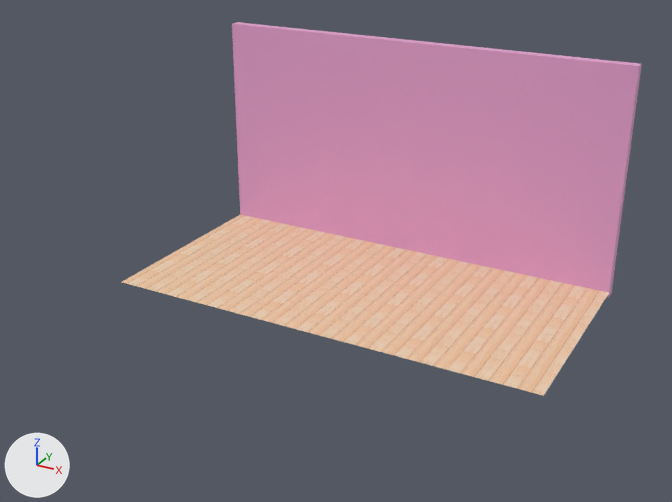
Renders of the glTF model src/assets/3d/jelly-world.glb from each side of a commit.
Before and after are seen from a 50 mm lens placed at (3.46, -7.23, 3.72), pointed at (0.06, -1.05, 0.63). Every picture has the same lights, and +X, +Y and +Z are marked at lower left. Where no turn or scale is listed for an object, it has been applied to the vertices. Vertices at the same position are counted once.
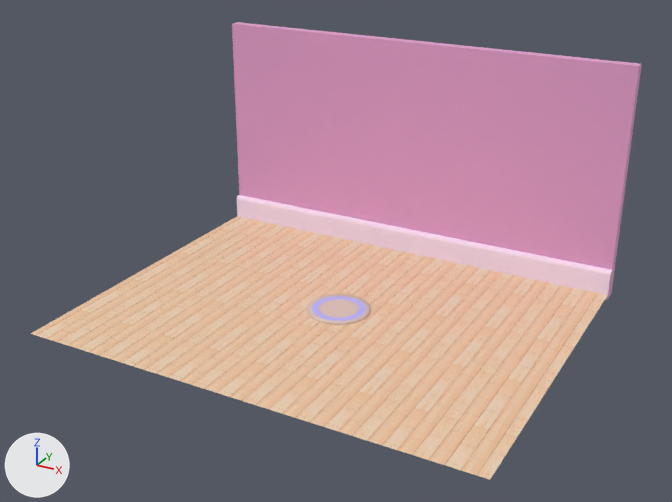
The newer file is also turned or shifted as a whole; pictures and numbers use the older file's frame.

The change in detail:
me_cube_002 is used by ob_cube; location (-0.024, 0.623, 0.0).
me_cube_002 had 8 vertices, 12 faces and spanned x -2.0..2.0, y -0.05..0.05, z -0.05..2.05.
me_cube_002 now has 20 vertices, 36 faces and spans x -2.0..2.0, y -0.11..0.05, z -0.05..2.05.
Part 1, on me_cube_002:
8 faces are deleted.
12 vertices are added at x -2.0..2.0, y -0.11..0.05, z -0.05..0.23.
32 new faces join them.
me_plane_001 is used by ob_plane; location (-0.024, -0.377, 0.0).
Verts and faces of me_plane_001; kept vertices keep their numbers, new ones are numbered from 4.
Before the commit, vertices of me_plane_001: 0 (-2.0, 1.0, 0.0), 1 (2.0, -1.0, 0.0) at pixel (543, 395), 2 (2.0, 1.0, 0.0) at pixel (610, 290), 3 (-2.0, -1.0, 0.0) at pixel (120, 282).
me_plane_001 had 4 vertices, 2 faces and spanned x -2.0..2.0, y -1.0..1.0, z 0.0.
me_plane_001 now has 4 vertices, 2 faces and spans x -2.0..2.0, y -2.12..1.0, z 0.0.
Part 2, on me_plane_001:
Vertices deleted: 1, 3 (with the faces that use them).
New vertex 4 is at (-2.0, -2.12, 0.0), pixel (30, 333).
New vertex 5 is at (2.0, -2.12, 0.0), pixel (490, 479).
New faces: (2, 4, 5), (0, 4, 2).
Mesh me_circle is new.
It has 128 vertices, 252 faces and spans x -0.278..0.278, y -0.278..0.278, z 0.0..0.012.
It uses material mat_colors (picture img_colors).
Object 'Circle' (ob_circle) is new; it shows me_circle.
Its location is (0.0, -0.89, 0.0).

What differs and where, as boxes (x1, y1, x2, y2) in the pictures (672 x 502 px):
'Cube', reshaped
    before: (232, 22, 642, 298)
    after: (232, 22, 642, 300)
'Plane', reshaped (18% wider, 46% taller)
    before: (122, 215, 609, 396)
    after: (31, 216, 608, 480)
'Circle', added
    after: (307, 294, 371, 325)
part 1 of me_cube_002, built on
    before: (239, 192, 615, 298)
    after: (237, 192, 615, 300)
